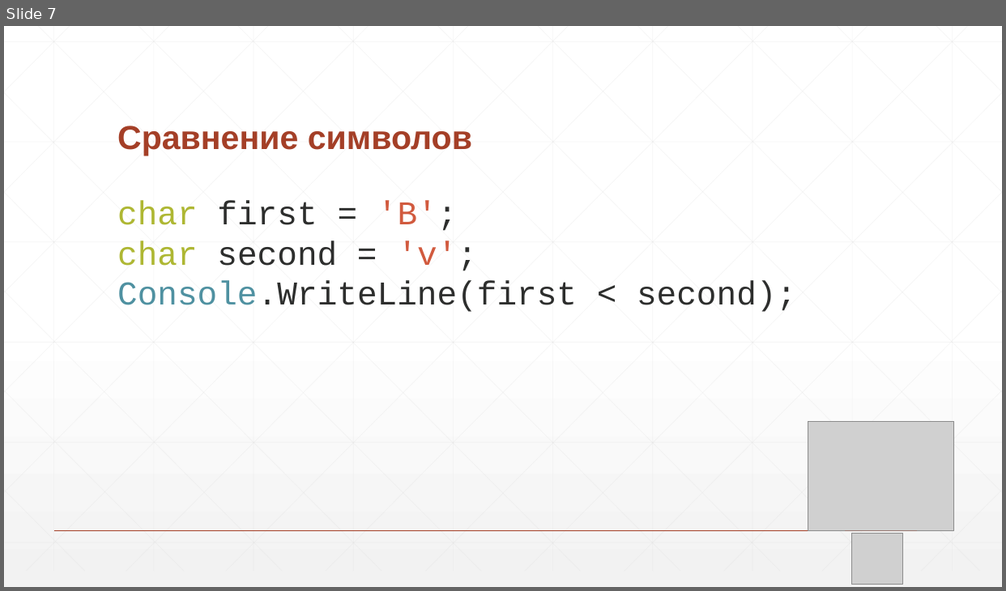
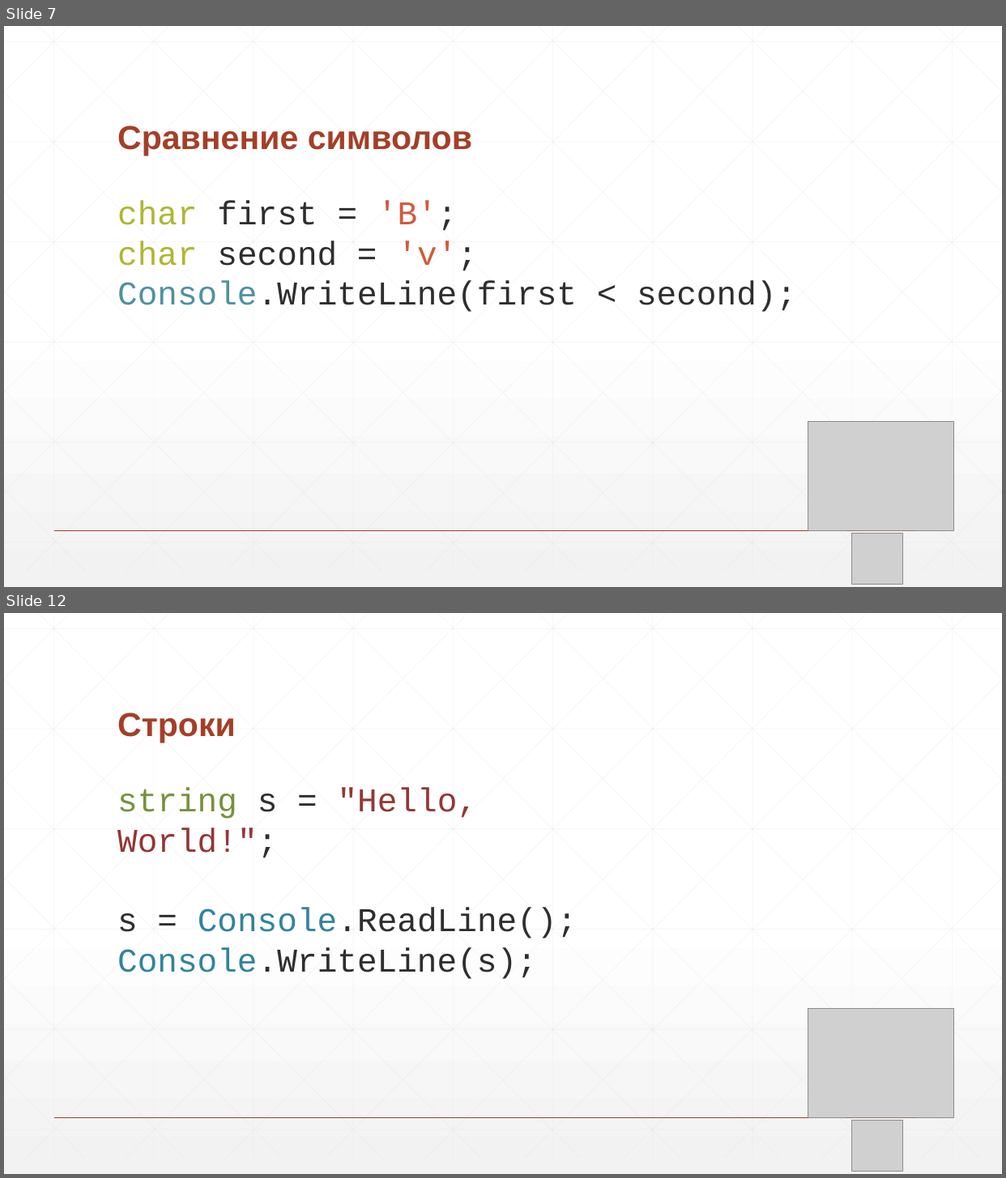
Before and after one commit to nVinz/CSharp-Course, a slide deck: 5 - Строки и символы.pptx. Shown one above the other, each under a label of ours: slide 7 before the commit, slides 7 and 12 after it; the slides between them are not shown. The pictures are 1006x591 and 1006x1178 pixels, drawn with LibreOffice and Linux fonts; fonts in the diff are those of the drawing; grey boxes stand for pictures. Boxes give left, top, right and bottom in pixels: in the first picture for what was removed or moved away, otherwise in the second. Text is boxed around its words. In the diff, an @@ line names an element or a change of style, - is before the commit and + after.

```diff
--- a/5 - Строки и символы.pptx
+++ b/5 - Строки и символы.pptx
@@ slide 12 added at bbox=[4, 613, 1002, 1174], background gradient #FFFFFF to #F2F2F2; not listed: 47 template elements that a slide beside it also shows @@
@@ title added at bbox=[117, 713, 236, 743], 32 pt, text #A43F27, bold @@
+Строки
@@ text added at bbox=[117, 788, 577, 979], 32 pt, text #2D2E2D @@
+string s = "Hello, World!";
+s = Console.ReadLine();
+Console.WriteLine(s);
@@ picture added at bbox=[808, 1009, 953, 1118] @@
@@ picture added at bbox=[851, 1121, 902, 1171] @@
```
Also in this commit, not shown: 24 other slides added, 27 slides removed, 3 other files.
